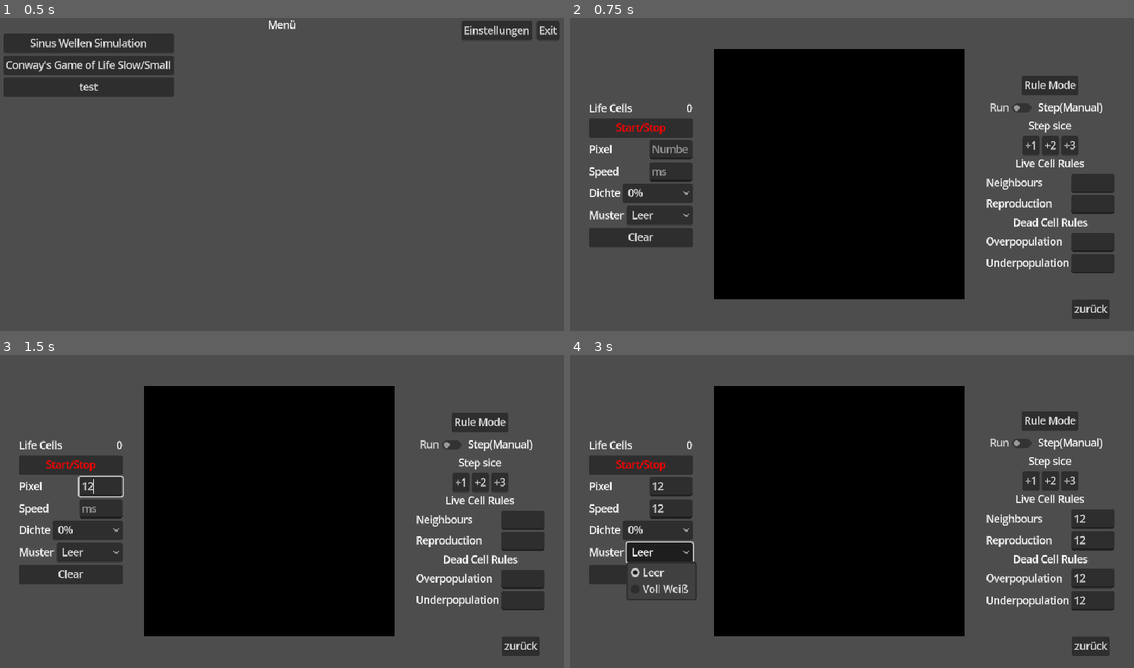
Above: before the commit, frames 1-4 (two rows, left to right).
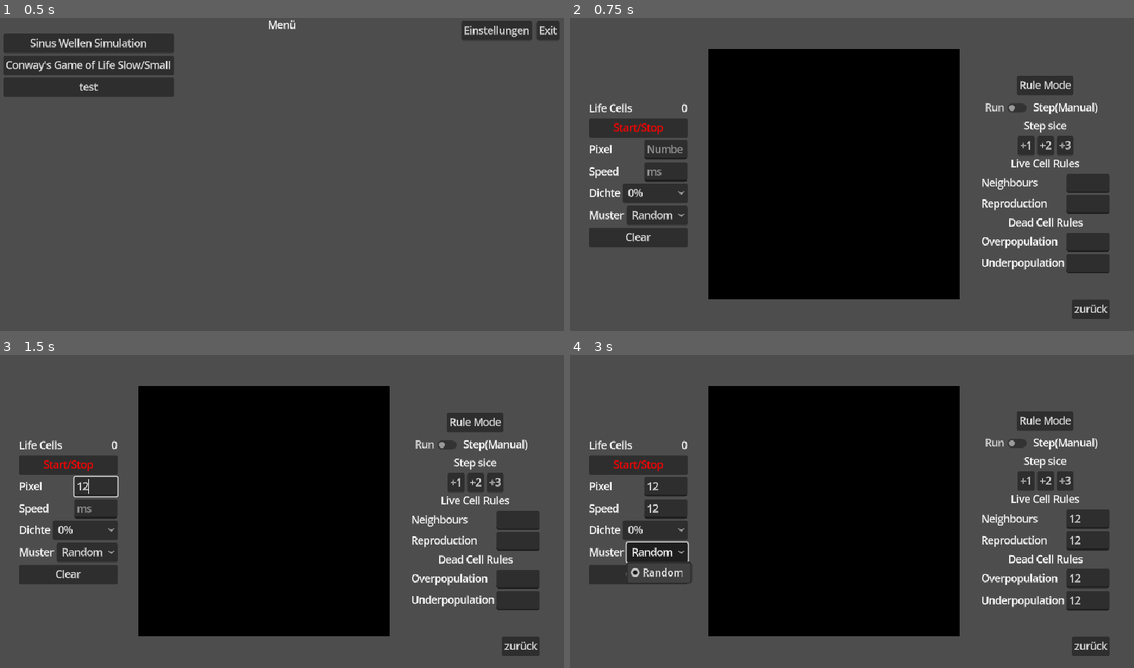
Above: after the commit, the same moments.

Repository: Beginner090902/MeineBastelEcke
Game: Godot game, scene res://Hauptmenü/hauptmenü.tscn
The game is run twice, just before and just after one commit, with the same random seed, the same clock (stepped at 60 frames per second) and the same inputs.
Inputs (mouse positions are in pixels of both pictures, inside the frame that each line leads up to):
- Up to frame 1 (0.5 s): no input
- Up to frame 2 (0.75 s): click "Conway's Game of Life Slow/Sm…" at 0.5 s
- Up to frame 3 (1.5 s): click (101, 486) at 1.27 s; type "12" at 1.35 s
- Up to frame 4 (3 s): click (671, 508) at 1.5 s; type "12" at 1.58 s; click (1094, 520) at 1.73 s; type "12" at 1.82 s; click (1094, 542) at 2.02 s; type "12" at 2.1 s; click (1094, 580) at 2.25 s; type "12" at 2.33 s; click (1094, 602) at 2.48 s; type "12" at 2.57 s; click "Leer" (after the commit: "Random") at 2.75 s

Frame 1 is identical in both runs. In frame 2, 5.3% of the frame differs, in the area x 7-97%, y 9-90%; in frame 3, 5.3%; in frame 4, 5.6%.

Commit message:
add linking in funktions

Diff:
--- a/Conway`s-game-of-life-tilemap/conways_game_slow.gd
+++ b/Conway`s-game-of-life-tilemap/conways_game_slow.gd
@@ -78,6 +78,9 @@
 
 func _on_bild_lerren_pressed() -> void:
 	Logging("Bild lerren gedrückt ", true)
+	img.fill(Color.BLACK)
+	display_new_img(img)
+
 
 
 func _on_run_or_stepmode_toggled(toggled_on: bool) -> void:
--- a/Conway`s-game-of-life-tilemap/conways_game_slow.tscn
+++ b/Conway`s-game-of-life-tilemap/conways_game_slow.tscn
@@ -188,11 +188,9 @@
 size_flags_horizontal = 3
 tooltip_text = "Grid layout"
 selected = 0
-item_count = 2
-popup/item_0/text = "Leer"
+item_count = 1
+popup/item_0/text = "Random"
 popup/item_0/id = 0
-popup/item_1/text = "Voll Weiß"
-popup/item_1/id = 1
 
 [node name="bild_lerren" type="Button" parent="HBoxContainer/Links-MarginContainer/Linke_seite"]
 layout_mode = 2
